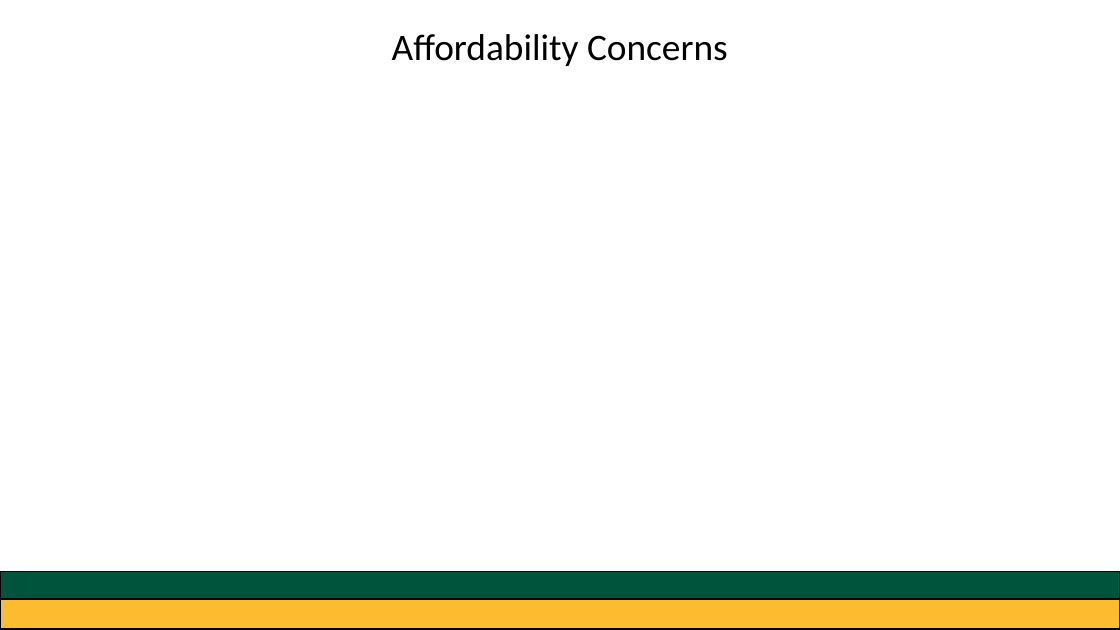
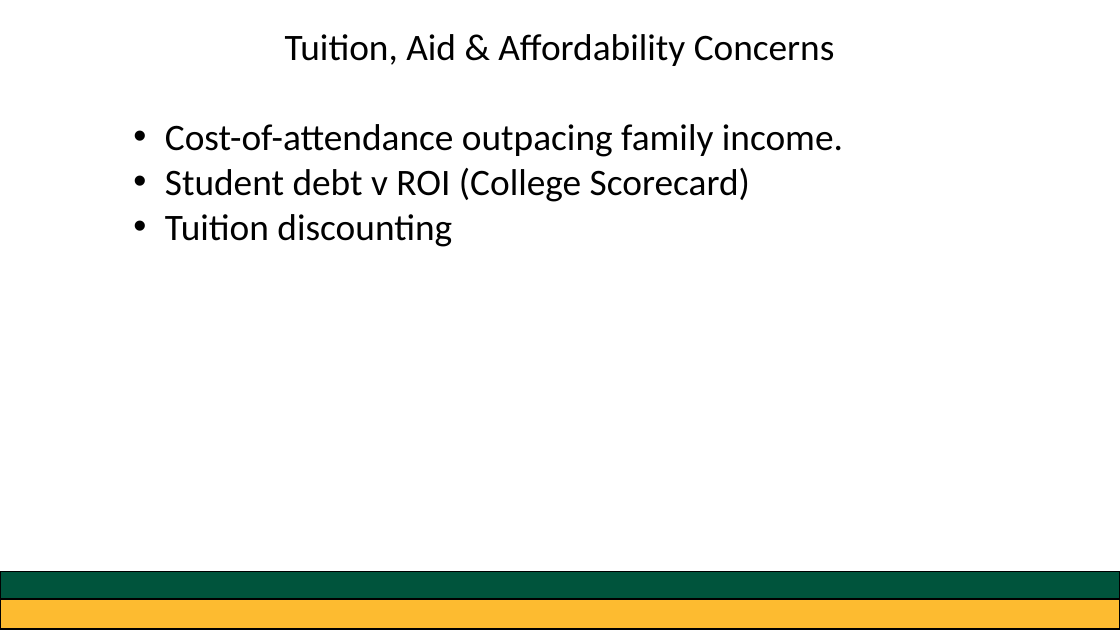
Before and after one commit to greg-dubrow/USF-talk-February-2020, a slide deck: slide 16 of usf_presentation_0220_gdubrow.pptx (slide 15 before the commit). Drawn at 1120x630 pixels with LibreOffice and Linux fonts; fonts in the diff are those of the drawing. Boxes give left, top, right and bottom in pixels: in the first picture for what was removed or moved away, otherwise in the second. Text is boxed around its words. In the diff, an @@ line names an element or a change of style, - is before the commit and + after.

Commit message:
enroll tuition ppt

```diff
--- a/usf_presentation_0220_gdubrow.pptx
+++ b/usf_presentation_0220_gdubrow.pptx
@@ text at [165, 34, 843, 247]: text changed @@
-Affordability Concerns
+Tuition, Aid & Affordability Concerns
+• Cost-of-attendance outpacing family income.
+• Student debt v ROI (College Scorecard)
+• Tuition discounting
```
Also in this commit, not shown: 3 other slides changed, 5 slides added, 5 other files.
